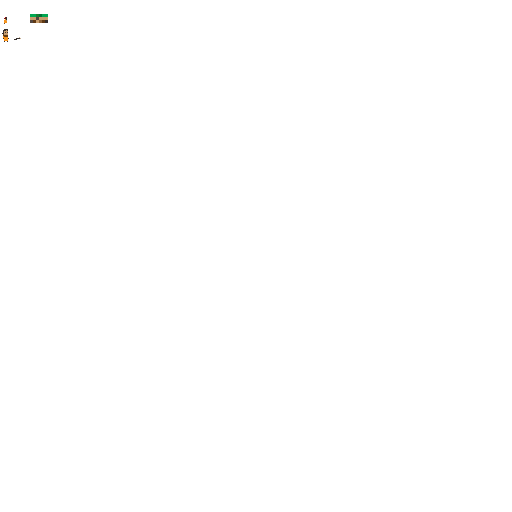
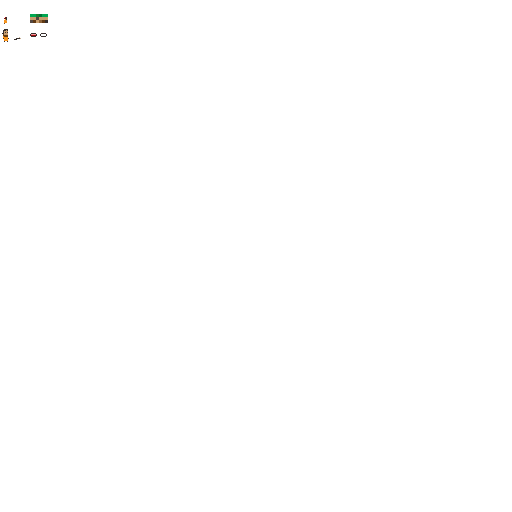
Revision of a layered 512x512 image; what changed, layer by layer:
added layer "Layer 3" above "Layer 2" over [40, 33, 47, 37]
added layer "Layer 2" above "Layer 1" over [30, 33, 37, 37]
